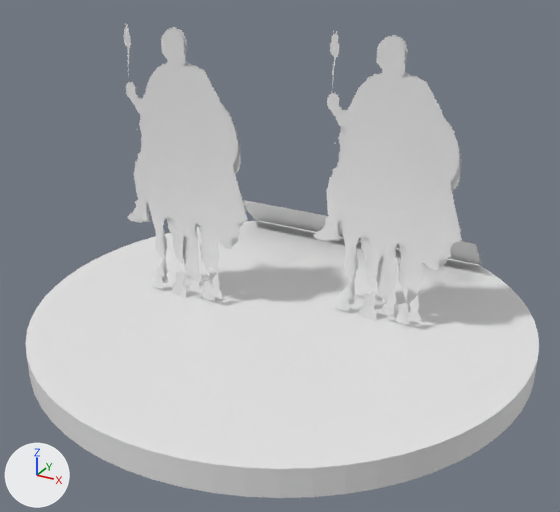
The OBJ model assets/tts/zama-r2/tychaeus-wing.obj as it was, and as the next commit left it.
Both versions are drawn from a camera (50 mm lens) standing at (2.02, -3.7, 2.36) and looking at (0.06, -0.13, 0.57). Every picture has the same lights, and +X, +Y and +Z are marked at lower left. The first picture is the older version. Where no turn or scale is listed for an object, it has been applied to the vertices. Vertices at exactly the same position are counted once.

Script lines for the objects in view, before the commit:
```python
me_tychaeus_wing = bpy.data.meshes.new('tychaeus-wing')
me_tychaeus_wing.from_pydata(...)  # 2270 vertices, 2348 faces; spans x -1.5..1.5, y -1.5..1.5, z 0.0..1.8
ob_tychaeus_wing = bpy.data.objects.new('tychaeus-wing', me_tychaeus_wing)
ob_tychaeus_wing.location = (0.0, 0.0, 0.0)
```
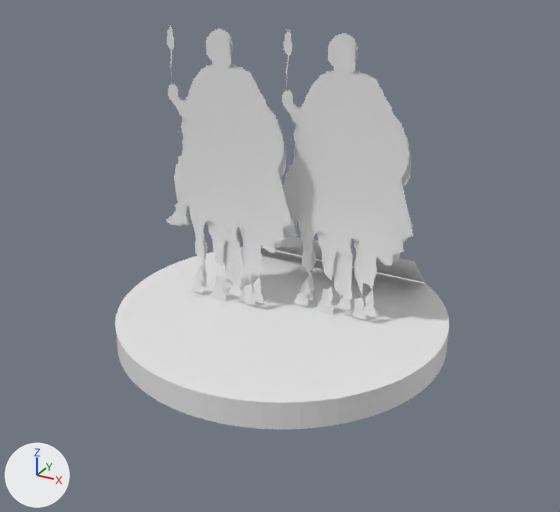
Changed parts and their boxes (x1, y1, x2, y2) in the pictures (560 x 512 px; the box of a moved part takes in the faces that stretch with it):
'tychaeus-wing', reshaped (35% narrower, 15% shorter): before (25, 23, 539, 498); after (115, 25, 449, 429)
part 1 of me_tychaeus_wing, moved or reshaped: before (25, 221, 539, 498); after (115, 247, 449, 429)
part 2 of me_tychaeus_wing, moved or reshaped: before (126, 29, 248, 299); after (166, 30, 292, 303)
part 3 of me_tychaeus_wing, moved or reshaped: before (174, 270, 186, 297); after (214, 274, 226, 302)
part 4 of me_tychaeus_wing, moved or reshaped: before (125, 25, 131, 56); after (168, 25, 174, 58)
part 5 of me_tychaeus_wing, moved or reshaped: before (314, 37, 462, 323); after (282, 35, 414, 317)
part 6 of me_tychaeus_wing, moved or reshaped: before (362, 292, 376, 321); after (320, 287, 333, 315)
part 7 of me_tychaeus_wing, moved or reshaped: before (332, 31, 339, 66); after (285, 30, 292, 63)
part 8 of me_tychaeus_wing, moved or reshaped: before (131, 27, 247, 301); after (173, 28, 291, 305)
part 9 of me_tychaeus_wing, moved or reshaped: before (172, 272, 185, 293); after (211, 276, 225, 297)
part 10 of me_tychaeus_wing, moved or reshaped: before (124, 23, 129, 65); after (167, 25, 172, 64)
part 11 of me_tychaeus_wing, moved or reshaped: before (324, 35, 461, 325); after (283, 33, 413, 319)
part 12 of me_tychaeus_wing, moved or reshaped: before (358, 294, 374, 316); after (316, 288, 331, 310)
part 13 of me_tychaeus_wing, moved or reshaped: before (330, 31, 335, 75); after (284, 29, 289, 67)
part 14 of me_tychaeus_wing, moved or reshaped: before (244, 200, 482, 265); after (239, 227, 425, 283)

Edits to the bpy script that builds the scene:
```text
Change me_tychaeus_wing:
    used by ob_tychaeus_wing; location = (0.0, 0.0, 0.0)
    remove me_tychaeus_wing.from_pydata(...)  # 2270 vertices, 2348 faces; spans x -1.5..1.5, y -1.5..1.5, z 0.0..1.8
    add me_tychaeus_wing.from_pydata(...)  # 2270 vertices, 2348 faces; spans x -1.0..1.0, y -1.0..1.0, z 0.0..1.8
    me_tychaeus_wing part 1: the loose piece of 130 vertices spanning x -1.5..1.5, y -1.5..1.5, z 0.0..0.16 is scaled about its middle by (0.667, 0.667, 1)
    me_tychaeus_wing part 2: the loose piece of 485 vertices spanning x -1.02..-0.14, y -0.16, z 0.17..1.79 is moved by (0.25, 0.07, 0.0)
    me_tychaeus_wing part 3: the loose piece of 28 vertices spanning x -0.69..-0.6, y -0.16, z 0.16..0.35 is moved by (0.25, 0.07, 0.0)
    me_tychaeus_wing part 4: the loose piece of 22 vertices spanning x -0.93..-0.89, y -0.16, z 1.62..1.8 is moved by (0.25, 0.07, 0.0)
    me_tychaeus_wing part 5: the loose piece of 485 vertices spanning x 0.14..1.02, y 0.13, z 0.17..1.79 is moved by (-0.25, -0.06, 0.0)
    me_tychaeus_wing part 6: the loose piece of 28 vertices spanning x 0.47..0.56, y 0.13, z 0.16..0.35 is moved by (-0.25, -0.06, 0.0)
    me_tychaeus_wing part 7: the loose piece of 22 vertices spanning x 0.23..0.27, y 0.13, z 1.62..1.8 is moved by (-0.25, -0.06, 0.0)
    me_tychaeus_wing part 8: the loose piece of 479 vertices spanning x -1.01..-0.15, y -0.14, z 0.17..1.8 is moved by (0.25, 0.07, 0.0)
    me_tychaeus_wing part 9: the loose piece of 26 vertices spanning x -0.72..-0.62, y -0.14, z 0.16..0.31 is moved by (0.25, 0.07, 0.0)
    me_tychaeus_wing part 10: the loose piece of 24 vertices spanning x -0.95..-0.91, y -0.14, z 1.57..1.8 is moved by (0.25, 0.07, 0.0)
    me_tychaeus_wing part 11: the loose piece of 479 vertices spanning x 0.15..1.01, y 0.15, z 0.17..1.8 is moved by (-0.25, -0.06, 0.0)
    me_tychaeus_wing part 12: the loose piece of 26 vertices spanning x 0.44..0.54, y 0.15, z 0.16..0.31 is moved by (-0.25, -0.06, 0.0)
    me_tychaeus_wing part 13: the loose piece of 24 vertices spanning x 0.21..0.25, y 0.15, z 1.57..1.8 is moved by (-0.25, -0.06, 0.0)
    me_tychaeus_wing part 14
    me_tychaeus_wing.vertices[130].co: (0.9, 1.2, 0.17) -> (0.65, 0.75, 0.17)  # pixel (482, 265) -> pixel (425, 282)
    me_tychaeus_wing.vertices[131].co: (-0.9, 1.2, 0.17) -> (-0.65, 0.75, 0.17)  # pixel (254, 219) -> not seen
    me_tychaeus_wing.vertices[132].co: (-0.9, 0.95, 0.42) -> (-0.65, 0.5, 0.42)
    me_tychaeus_wing.vertices[133].co: (0.9, 0.95, 0.42) -> (0.65, 0.5, 0.42)  # pixel (475, 243) -> pixel (414, 261)
    other edits to the shape of me_tychaeus_wing do not show in these pictures
```
